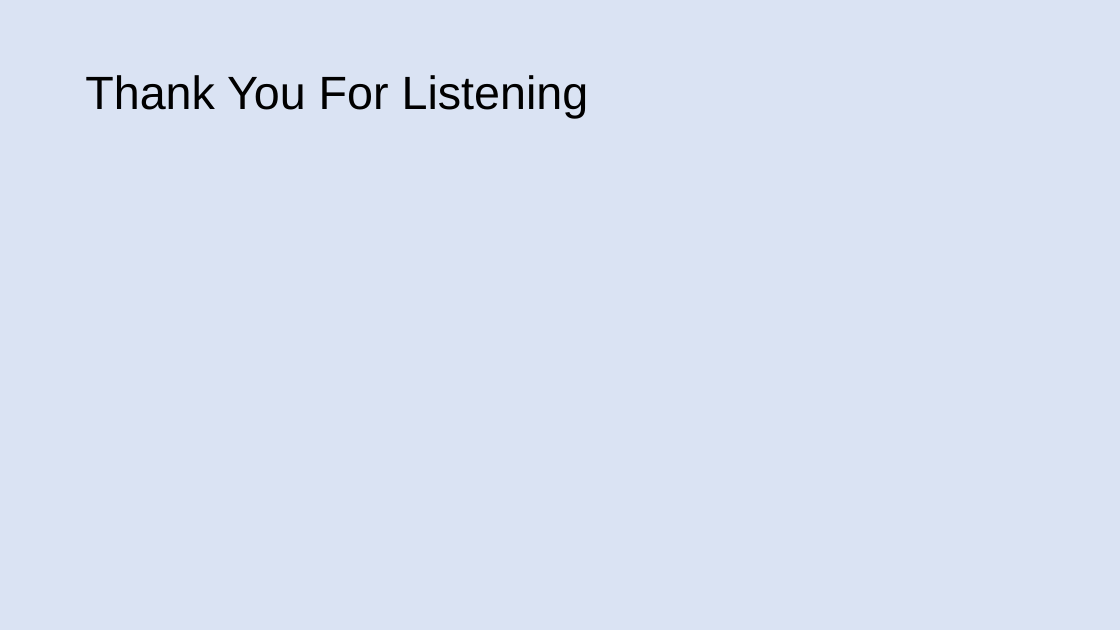
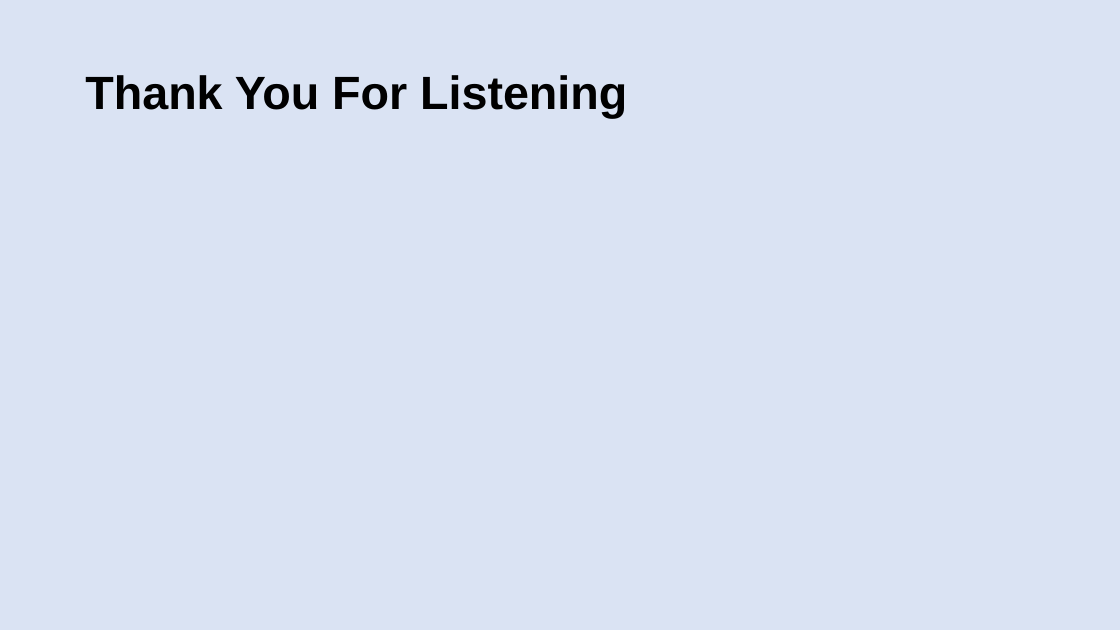
Before and after one commit to patelg123/graphql-presentation, a slide deck: slide 30 of current.pptx. Drawn at 1120x630 pixels with LibreOffice and Linux fonts; fonts in the diff are those of the drawing. Boxes give left, top, right and bottom in pixels: in the first picture for what was removed or moved away, otherwise in the second. Text is boxed around its words. In the diff, an @@ line names an element or a change of style, - is before the commit and + after.

```diff
--- a/current.pptx
+++ b/current.pptx
@@ title "Thank You For Listening" at box(85, 75, 627, 118): bold on @@
```
Also in this commit, not shown: 15 other slides changed, 1 slide added, 1 slide removed.
